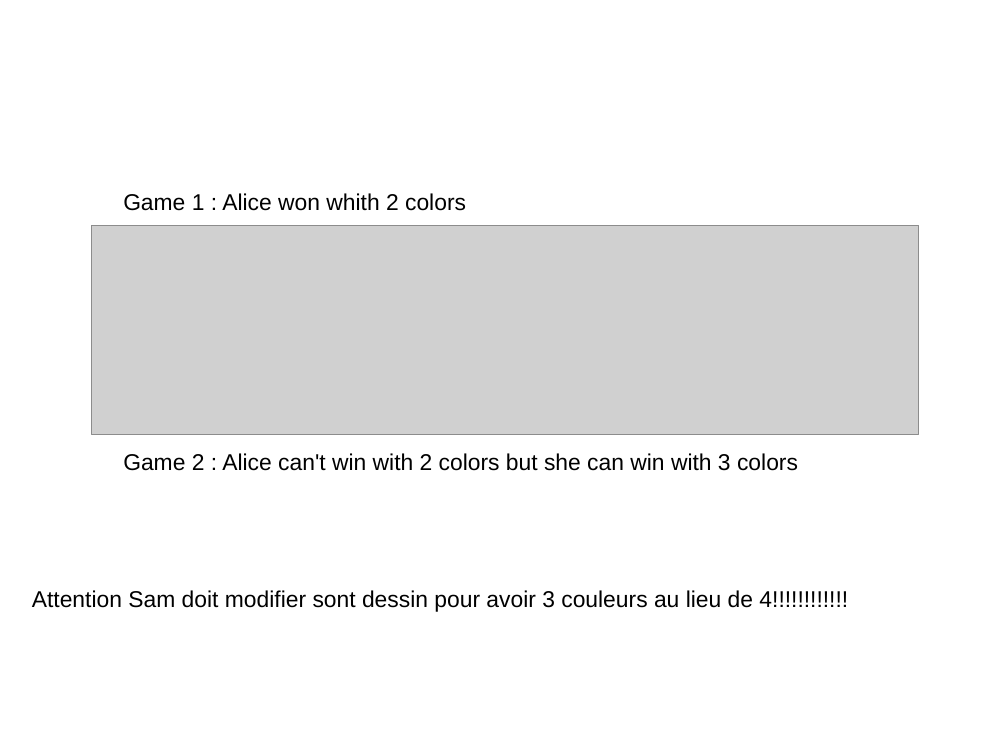
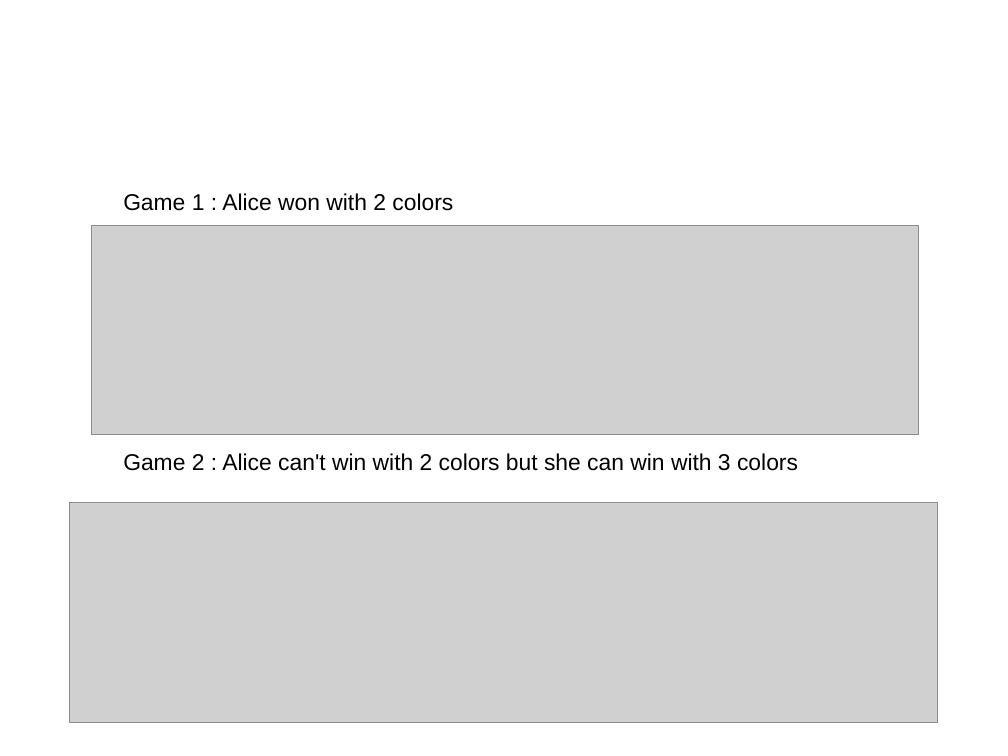
Before and after one commit to AlexPerrot/map-coloring, a slide deck: slide 4 of map-coloring.odp. Drawn at 1008x756 pixels with LibreOffice and Linux fonts; fonts in the diff are those of the drawing; grey boxes stand for pictures; background and template pictures are left out. Boxes give left, top, right and bottom in pixels: in the first picture for what was removed or moved away, otherwise in the second. Text is boxed around its words. In the diff, an @@ line names an element or a change of style, - is before the commit and + after.

```diff
--- a/map-coloring.odp
+++ b/map-coloring.odp
@@ text at [123, 193, 453, 211]: text changed @@
-Game 1 : Alice won whith 2 colors
+Game 1 : Alice won with 2 colors
@@ picture added at [70, 503, 938, 723] @@
@@ text removed at [32, 590, 848, 612] @@
-Attention Sam doit modifier sont dessin pour avoir 3 couleurs au lieu de 4!!!!!!!!!!!!
```
Also in this commit, not shown: 3 other slides changed, 6 slides added, 4 slides removed, 1 other file.
